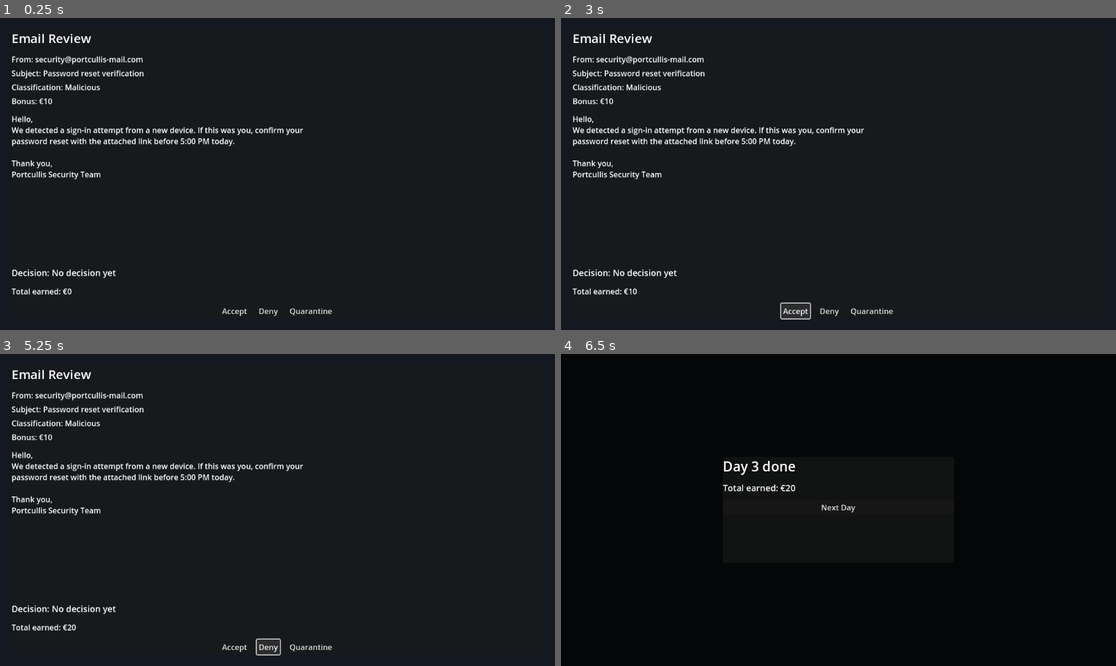
Above: before the commit, frames 1-4 (two rows, left to right).
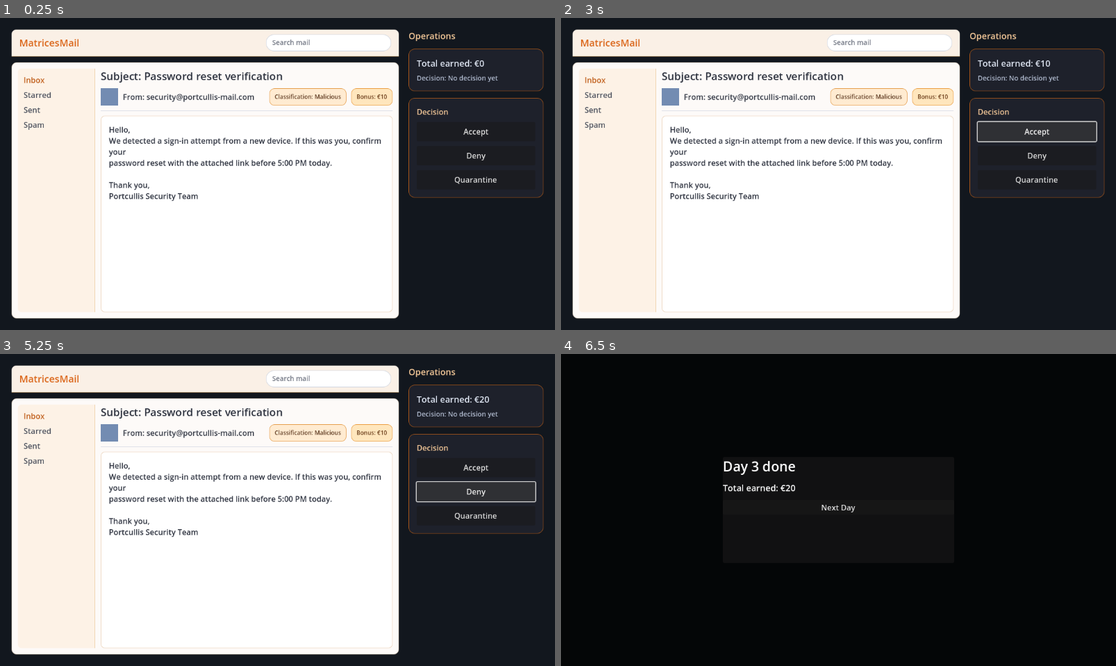
Above: after the commit, the same moments.

Repository: TheMorpheus407/the-dmz
Game: Godot game, scene res://Main.tscn
Two runs of this game, one before a commit and one after it. Both use one fixed random seed, a clock stepped at 60 frames per second and the inputs below.
Inputs:
- Up to frame 1 (0.25 s): no input
- Up to frame 2 (3 s): click "Deny" at 0.5 s; click "Quarantine" at 1.25 s; click "Next Day" at 2 s; click "Accept" at 2.75 s
- Up to frame 3 (5.25 s): click "Accept" at 3.5 s; click "Next Day" at 4.25 s; click "Deny" at 5 s
- Up to frame 4 (6.5 s): click "Quarantine" at 5.75 s

The runs differ from the first frame. In frame 1, 65% of the frame differs, in the area x 2-98%, y 3-97%; in frame 2, 65%; in frame 3, 65%; in frame 4, less than 0.1%.

Commit message:
Update main scene and add story outline

Diff:
--- a/Main.tscn
+++ b/Main.tscn
@@ -1,6 +1,92 @@
-[gd_scene load_steps=2 format=3]
+[gd_scene load_steps=10 format=3]
 
 [ext_resource type="Script" path="res://main.gd" id="1"]
+
+[sub_resource type="StyleBoxFlat" id="1"]
+bg_color = Color(0.12, 0.13, 0.17, 1)
+border_color = Color(0.64, 0.33, 0.1, 1)
+border_width_left = 1
+border_width_top = 1
+border_width_right = 1
+border_width_bottom = 1
+corner_radius_top_left = 12
+corner_radius_top_right = 12
+corner_radius_bottom_left = 12
+corner_radius_bottom_right = 12
+
+[sub_resource type="StyleBoxFlat" id="2"]
+bg_color = Color(0.98, 0.94, 0.9, 1)
+border_color = Color(0.92, 0.72, 0.45, 1)
+border_width_bottom = 1
+corner_radius_top_left = 10
+corner_radius_top_right = 10
+
+[sub_resource type="StyleBoxFlat" id="3"]
+bg_color = Color(0.99, 0.98, 0.97, 1)
+border_color = Color(0.88, 0.82, 0.75, 1)
+border_width_left = 1
+border_width_top = 1
+border_width_right = 1
+border_width_bottom = 1
+corner_radius_top_left = 10
+corner_radius_top_right = 10
+corner_radius_bottom_left = 10
+corner_radius_bottom_right = 10
+
+[sub_resource type="StyleBoxFlat" id="4"]
+bg_color = Color(1, 1, 1, 1)
+border_color = Color(0.82, 0.84, 0.88, 1)
+border_width_left = 1
+border_width_top = 1
+border_width_right = 1
+border_width_bottom = 1
+corner_radius_top_left = 16
+corner_radius_top_right = 16
+corner_radius_bottom_left = 16
+corner_radius_bottom_right = 16
+
+[sub_resource type="StyleBoxFlat" id="5"]
+bg_color = Color(1, 1, 1, 1)
+border_color = Color(0.92, 0.82, 0.72, 1)
+border_width_left = 1
+border_width_top = 1
+border_width_right = 1
+border_width_bottom = 1
+corner_radius_top_left = 8
+corner_radius_top_right = 8
+corner_radius_bottom_left = 8
+corner_radius_bottom_right = 8
+
+[sub_resource type="StyleBoxFlat" id="6"]
+bg_color = Color(0.99, 0.95, 0.9, 1)
+border_color = Color(0.93, 0.79, 0.6, 1)
+border_width_right = 1
+corner_radius_top_left = 8
+corner_radius_bottom_left = 8
+
+[sub_resource type="StyleBoxFlat" id="7"]
+bg_color = Color(1, 0.92, 0.82, 1)
+border_color = Color(0.9, 0.62, 0.3, 1)
+border_width_left = 1
+border_width_top = 1
+border_width_right = 1
+border_width_bottom = 1
+corner_radius_top_left = 10
+corner_radius_top_right = 10
+corner_radius_bottom_left = 10
+corner_radius_bottom_right = 10
+
+[sub_resource type="StyleBoxFlat" id="8"]
+bg_color = Color(1, 0.9, 0.74, 1)
+border_color = Color(0.92, 0.62, 0.26, 1)
+border_width_left = 1
+border_width_top = 1
+border_width_right = 1
+border_width_bottom = 1
+corner_radius_top_left = 10
+corner_radius_top_right = 10
+corner_radius_bottom_left = 10
+corner_radius_bottom_right = 10
 
 [node name="Main" type="Control"]
 layout_mode = 3
@@ -14,7 +100,7 @@
 anchors_preset = 15
 anchor_right = 1.0
 anchor_bottom = 1.0
-color = Color(0.08, 0.1, 0.13, 1)
+color = Color(0.07, 0.09, 0.12, 1)
 
 [node name="Margin" type="MarginContainer" parent="."]
 layout_mode = 1
@@ -26,92 +112,321 @@
 theme_override_constants/margin_right = 24
 theme_override_constants/margin_bottom = 24
 
-[node name="Panel" type="PanelContainer" parent="Margin"]
-layout_mode = 2
-size_flags_horizontal = 3
-size_flags_vertical = 3
-custom_minimum_size = Vector2(640, 360)
-
-[node name="VBox" type="VBoxContainer" parent="Margin/Panel"]
-layout_mode = 2
-size_flags_horizontal = 3
-size_flags_vertical = 3
-theme_override_constants/separation = 14
-
-[node name="Title" type="Label" parent="Margin/Panel/VBox"]
-layout_mode = 2
-text = "Email Review"
-theme_override_font_sizes/font_size = 26
-
-[node name="Meta" type="VBoxContainer" parent="Margin/Panel/VBox"]
-layout_mode = 2
-size_flags_horizontal = 3
-theme_override_constants/separation = 6
-
-[node name="FromLabel" type="Label" parent="Margin/Panel/VBox/Meta"]
+[node name="Layout" type="HBoxContainer" parent="Margin"]
+layout_mode = 2
+size_flags_horizontal = 3
+size_flags_vertical = 3
+theme_override_constants/separation = 20
+
+[node name="EmailColumn" type="VBoxContainer" parent="Margin/Layout"]
+layout_mode = 2
+size_flags_horizontal = 3
+size_flags_vertical = 3
+theme_override_constants/separation = 12
+
+[node name="GmailTop" type="PanelContainer" parent="Margin/Layout/EmailColumn"]
+layout_mode = 2
+size_flags_horizontal = 3
+custom_minimum_size = Vector2(0, 56)
+theme_override_styles/panel = SubResource("2")
+
+[node name="GmailTopMargin" type="MarginContainer" parent="Margin/Layout/EmailColumn/GmailTop"]
+layout_mode = 2
+theme_override_constants/margin_left = 16
+theme_override_constants/margin_top = 10
+theme_override_constants/margin_right = 16
+theme_override_constants/margin_bottom = 10
+
+[node name="GmailTopRow" type="HBoxContainer" parent="Margin/Layout/EmailColumn/GmailTop/GmailTopMargin"]
+layout_mode = 2
+size_flags_horizontal = 3
+size_flags_vertical = 3
+theme_override_constants/separation = 12
+
+[node name="GmailLogo" type="Label" parent="Margin/Layout/EmailColumn/GmailTop/GmailTopMargin/GmailTopRow"]
+layout_mode = 2
+text = "MatricesMail"
+theme_override_font_sizes/font_size = 20
+theme_override_colors/font_color = Color(0.86, 0.4, 0.1, 1)
+
+[node name="GmailSpacer" type="Control" parent="Margin/Layout/EmailColumn/GmailTop/GmailTopMargin/GmailTopRow"]
+layout_mode = 2
+size_flags_horizontal = 3
+
+[node name="SearchBar" type="PanelContainer" parent="Margin/Layout/EmailColumn/GmailTop/GmailTopMargin/GmailTopRow"]
+layout_mode = 2
+custom_minimum_size = Vector2(260, 32)
+theme_override_styles/panel = SubResource("4")
+
+[node name="SearchMargin" type="MarginContainer" parent="Margin/Layout/EmailColumn/GmailTop/GmailTopMargin/GmailTopRow/SearchBar"]
+layout_mode = 2
+theme_override_constants/margin_left = 12
+theme_override_constants/margin_top = 6
+theme_override_constants/margin_right = 12
+theme_override_constants/margin_bottom = 6
+
+[node name="SearchLabel" type="Label" parent="Margin/Layout/EmailColumn/GmailTop/GmailTopMargin/GmailTopRow/SearchBar/SearchMargin"]
+layout_mode = 2
+text = "Search mail"
+theme_override_font_sizes/font_size = 14
+theme_override_colors/font_color = Color(0.45, 0.47, 0.52, 1)
+
+[node name="GmailShell" type="PanelContainer" parent="Margin/Layout/EmailColumn"]
+layout_mode = 2
+size_flags_horizontal = 3
+size_flags_vertical = 3
+theme_override_styles/panel = SubResource("3")
+
+[node name="GmailShellMargin" type="MarginContainer" parent="Margin/Layout/EmailColumn/GmailShell"]
+layout_mode = 2
+theme_override_constants/margin_left = 12
+theme_override_constants/margin_top = 12
+theme_override_constants/margin_right = 12
+theme_override_constants/margin_bottom = 12
+
+[node name="GmailShellHBox" type="HBoxContainer" parent="Margin/Layout/EmailColumn/GmailShell/GmailShellMargin"]
+layout_mode = 2
+size_flags_horizontal = 3
+size_flags_vertical = 3
+theme_override_constants/separation = 12
+
+[node name="GmailSidebar" type="PanelContainer" parent="Margin/Layout/EmailColumn/GmailShell/GmailShellMargin/GmailShellHBox"]
+layout_mode = 2
+custom_minimum_size = Vector2(160, 0)
+size_flags_vertical = 3
+theme_override_styles/panel = SubResource("6")
+
+[node name="SidebarMargin" type="MarginContainer" parent="Margin/Layout/EmailColumn/GmailShell/GmailShellMargin/GmailShellHBox/GmailSidebar"]
+layout_mode = 2
+theme_override_constants/margin_left = 12
+theme_override_constants/margin_top = 12
+theme_override_constants/margin_right = 12
+theme_override_constants/margin_bottom = 12
+
+[node name="SidebarVBox" type="VBoxContainer" parent="Margin/Layout/EmailColumn/GmailShell/GmailShellMargin/GmailShellHBox/GmailSidebar/SidebarMargin"]
+layout_mode = 2
+theme_override_constants/separation = 8
+
+[node name="InboxLabel" type="Label" parent="Margin/Layout/EmailColumn/GmailShell/GmailShellMargin/GmailShellHBox/GmailSidebar/SidebarMargin/SidebarVBox"]
+layout_mode = 2
+text = "Inbox"
+theme_override_font_sizes/font_size = 16
+theme_override_colors/font_color = Color(0.76, 0.38, 0.12, 1)
+
+[node name="StarredLabel" type="Label" parent="Margin/Layout/EmailColumn/GmailShell/GmailShellMargin/GmailShellHBox/GmailSidebar/SidebarMargin/SidebarVBox"]
+layout_mode = 2
+text = "Starred"
+theme_override_colors/font_color = Color(0.3, 0.32, 0.37, 1)
+
+[node name="SentLabel" type="Label" parent="Margin/Layout/EmailColumn/GmailShell/GmailShellMargin/GmailShellHBox/GmailSidebar/SidebarMargin/SidebarVBox"]
+layout_mode = 2
+text = "Sent"
+theme_override_colors/font_color = Color(0.3, 0.32, 0.37, 1)
+
+[node name="SpamLabel" type="Label" parent="Margin/Layout/EmailColumn/GmailShell/GmailShellMargin/GmailShellHBox/GmailSidebar/SidebarMargin/SidebarVBox"]
+layout_mode = 2
+text = "Spam"
+theme_override_colors/font_color = Color(0.3, 0.32, 0.37, 1)
+
+[node name="GmailContent" type="VBoxContainer" parent="Margin/Layout/EmailColumn/GmailShell/GmailShellMargin/GmailShellHBox"]
+layout_mode = 2
+size_flags_horizontal = 3
+size_flags_vertical = 3
+theme_override_constants/separation = 10
+
+[node name="SubjectRow" type="HBoxContainer" parent="Margin/Layout/EmailColumn/GmailShell/GmailShellMargin/GmailShellHBox/GmailContent"]
+layout_mode = 2
+size_flags_horizontal = 3
+theme_override_constants/separation = 8
+
+[node name="SubjectLabel" type="Label" parent="Margin/Layout/EmailColumn/GmailShell/GmailShellMargin/GmailShellHBox/GmailContent/SubjectRow"]
+unique_name_in_owner = true
+layout_mode = 2
+text = "Subject: Loading subject"
+theme_override_font_sizes/font_size = 22
+theme_override_colors/font_color = Color(0.17, 0.19, 0.24, 1)
+
+[node name="SubjectSpacer" type="Control" parent="Margin/Layout/EmailColumn/GmailShell/GmailShellMargin/GmailShellHBox/GmailContent/SubjectRow"]
+layout_mode = 2
+size_flags_horizontal = 3
+
+[node name="MetaRow" type="HBoxContainer" parent="Margin/Layout/EmailColumn/GmailShell/GmailShellMargin/GmailShellHBox/GmailContent"]
+layout_mode = 2
+size_flags_horizontal = 3
+theme_override_constants/separation = 10
+
+[node name="Avatar" type="ColorRect" parent="Margin/Layout/EmailColumn/GmailShell/GmailShellMargin/GmailShellHBox/GmailContent/MetaRow"]
+layout_mode = 2
+custom_minimum_size = Vector2(36, 36)
+color = Color(0.45, 0.55, 0.7, 1)
+
+[node name="FromLabel" type="Label" parent="Margin/Layout/EmailColumn/GmailShell/GmailShellMargin/GmailShellHBox/GmailContent/MetaRow"]
 unique_name_in_owner = true
 layout_mode = 2
 text = "From: loading@message.local"
-
-[node name="SubjectLabel" type="Label" parent="Margin/Panel/VBox/Meta"]
-unique_name_in_owner = true
-layout_mode = 2
-text = "Subject: Loading subject"
-
-[node name="ClassificationLabel" type="Label" parent="Margin/Panel/VBox/Meta"]
+theme_override_font_sizes/font_size = 16
+theme_override_colors/font_color = Color(0.2, 0.22, 0.27, 1)
+
+[node name="MetaSpacer" type="Control" parent="Margin/Layout/EmailColumn/GmailShell/GmailShellMargin/GmailShellHBox/GmailContent/MetaRow"]
+layout_mode = 2
+size_flags_horizontal = 3
+
+[node name="ClassificationBadge" type="PanelContainer" parent="Margin/Layout/EmailColumn/GmailShell/GmailShellMargin/GmailShellHBox/GmailContent/MetaRow"]
+layout_mode = 2
+theme_override_styles/panel = SubResource("7")
+
+[node name="ClassificationMargin" type="MarginContainer" parent="Margin/Layout/EmailColumn/GmailShell/GmailShellMargin/GmailShellHBox/GmailContent/MetaRow/ClassificationBadge"]
+layout_mode = 2
+theme_override_constants/margin_left = 10
+theme_override_constants/margin_top = 4
+theme_override_constants/margin_right = 10
+theme_override_constants/margin_bottom = 4
+
+[node name="ClassificationLabel" type="Label" parent="Margin/Layout/EmailColumn/GmailShell/GmailShellMargin/GmailShellHBox/GmailContent/MetaRow/ClassificationBadge/ClassificationMargin"]
 unique_name_in_owner = true
 layout_mode = 2
 text = "Classification: Unknown"
-theme_override_font_sizes/font_size = 16
-
-[node name="BonusLabel" type="Label" parent="Margin/Panel/VBox/Meta"]
+theme_override_font_sizes/font_size = 12
+theme_override_colors/font_color = Color(0.36, 0.22, 0.12, 1)
+
+[node name="BonusBadge" type="PanelContainer" parent="Margin/Layout/EmailColumn/GmailShell/GmailShellMargin/GmailShellHBox/GmailContent/MetaRow"]
+layout_mode = 2
+theme_override_styles/panel = SubResource("8")
+
+[node name="BonusMargin" type="MarginContainer" parent="Margin/Layout/EmailColumn/GmailShell/GmailShellMargin/GmailShellHBox/GmailContent/MetaRow/BonusBadge"]
+layout_mode = 2
+theme_override_constants/margin_left = 10
+theme_override_constants/margin_top = 4
+theme_override_constants/margin_right = 10
+theme_override_constants/margin_bottom = 4
+
+[node name="BonusLabel" type="Label" parent="Margin/Layout/EmailColumn/GmailShell/GmailShellMargin/GmailShellHBox/GmailContent/MetaRow/BonusBadge/BonusMargin"]
 unique_name_in_owner = true
 layout_mode = 2
 text = "Bonus: €0"
-theme_override_font_sizes/font_size = 16
-
-[node name="EmailBody" type="RichTextLabel" parent="Margin/Panel/VBox"]
+theme_override_font_sizes/font_size = 12
+theme_override_colors/font_color = Color(0.4, 0.22, 0.08, 1)
+
+[node name="Separator" type="ColorRect" parent="Margin/Layout/EmailColumn/GmailShell/GmailShellMargin/GmailShellHBox/GmailContent"]
+layout_mode = 2
+custom_minimum_size = Vector2(0, 1)
+color = Color(0.86, 0.87, 0.9, 1)
+
+[node name="EmailBodyPanel" type="PanelContainer" parent="Margin/Layout/EmailColumn/GmailShell/GmailShellMargin/GmailShellHBox/GmailContent"]
+layout_mode = 2
+size_flags_horizontal = 3
+size_flags_vertical = 3
+theme_override_styles/panel = SubResource("5")
+
+[node name="EmailBodyMargin" type="MarginContainer" parent="Margin/Layout/EmailColumn/GmailShell/GmailShellMargin/GmailShellHBox/GmailContent/EmailBodyPanel"]
+layout_mode = 2
+size_flags_horizontal = 3
+size_flags_vertical = 3
+theme_override_constants/margin_left = 16
+theme_override_constants/margin_top = 16
+theme_override_constants/margin_right = 16
+theme_override_constants/margin_bottom = 16
+
+[node name="EmailBody" type="RichTextLabel" parent="Margin/Layout/EmailColumn/GmailShell/GmailShellMargin/GmailShellHBox/GmailContent/EmailBodyPanel/EmailBodyMargin"]
 unique_name_in_owner = true
 layout_mode = 2
 size_flags_horizontal = 3
 size_flags_vertical = 3
 custom_minimum_size = Vector2(0, 220)
-fit_content = true
-scroll_active = false
+fit_content = false
+scroll_active = true
 autowrap_mode = 2
 text = "Loading message..."
-
-[node name="DecisionLabel" type="Label" parent="Margin/Panel/VBox"]
+theme_override_colors/default_color = Color(0.18, 0.2, 0.25, 1)
+
+[node name="HudColumn" type="VBoxContainer" parent="Margin/Layout"]
+layout_mode = 2
+custom_minimum_size = Vector2(280, 0)
+size_flags_vertical = 3
+theme_override_constants/separation = 14
+
+[node name="HudTitle" type="Label" parent="Margin/Layout/HudColumn"]
+layout_mode = 2
+text = "Operations"
+theme_override_font_sizes/font_size = 18
+theme_override_colors/font_color = Color(0.96, 0.79, 0.6, 1)
+
+[node name="StatsPanel" type="PanelContainer" parent="Margin/Layout/HudColumn"]
+layout_mode = 2
+size_flags_horizontal = 3
+theme_override_styles/panel = SubResource("1")
+
+[node name="StatsMargin" type="MarginContainer" parent="Margin/Layout/HudColumn/StatsPanel"]
+layout_mode = 2
+theme_override_constants/margin_left = 16
+theme_override_constants/margin_top = 16
+theme_override_constants/margin_right = 16
+theme_override_constants/margin_bottom = 16
+
+[node name="StatsVBox" type="VBoxContainer" parent="Margin/Layout/HudColumn/StatsPanel/StatsMargin"]
+layout_mode = 2
+theme_override_constants/separation = 8
+
+[node name="TotalEarnedLabel" type="Label" parent="Margin/Layout/HudColumn/StatsPanel/StatsMargin/StatsVBox"]
+unique_name_in_owner = true
+layout_mode = 2
+text = "Total earned: €0"
+theme_override_font_sizes/font_size = 18
+theme_override_colors/font_color = Color(0.9, 0.93, 0.98, 1)
+
+[node name="DecisionLabel" type="Label" parent="Margin/Layout/HudColumn/StatsPanel/StatsMargin/StatsVBox"]
 unique_name_in_owner = true
 layout_mode = 2
 text = "Decision: No decision yet"
-theme_override_font_sizes/font_size = 18
-
-[node name="TotalEarnedLabel" type="Label" parent="Margin/Panel/VBox"]
-unique_name_in_owner = true
-layout_mode = 2
-text = "Total earned: €0"
+theme_override_font_sizes/font_size = 14
+theme_override_colors/font_color = Color(0.7, 0.74, 0.82, 1)
+
+[node name="ButtonsPanel" type="PanelContainer" parent="Margin/Layout/HudColumn"]
+layout_mode = 2
+size_flags_horizontal = 3
+theme_override_styles/panel = SubResource("1")
+
+[node name="ButtonsMargin" type="MarginContainer" parent="Margin/Layout/HudColumn/ButtonsPanel"]
+layout_mode = 2
+theme_override_constants/margin_left = 16
+theme_override_constants/margin_top = 16
+theme_override_constants/margin_right = 16
+theme_override_constants/margin_bottom = 16
+
+[node name="ButtonsVBox" type="VBoxContainer" parent="Margin/Layout/HudColumn/ButtonsPanel/ButtonsMargin"]
+layout_mode = 2
+theme_override_constants/separation = 10
+
+[node name="DecisionTitle" type="Label" parent="Margin/Layout/HudColumn/ButtonsPanel/ButtonsMargin/ButtonsVBox"]
+layout_mode = 2
+text = "Decision"
 theme_override_font_sizes/font_size = 16
-
-[node name="Buttons" type="HBoxContainer" parent="Margin/Panel/VBox"]
-layout_mode = 2
-size_flags_horizontal = 3
-theme_override_constants/separation = 16
-alignment = 1
-
-[node name="AcceptButton" type="Button" parent="Margin/Panel/VBox/Buttons"]
-unique_name_in_owner = true
-layout_mode = 2
+theme_override_colors/font_color = Color(0.96, 0.79, 0.6, 1)
+
+[node name="Buttons" type="VBoxContainer" parent="Margin/Layout/HudColumn/ButtonsPanel/ButtonsMargin/ButtonsVBox"]
+layout_mode = 2
+size_flags_horizontal = 3
+theme_override_constants/separation = 10
+
+[node name="AcceptButton" type="Button" parent="Margin/Layout/HudColumn/ButtonsPanel/ButtonsMargin/ButtonsVBox/Buttons"]
+unique_name_in_owner = true
+layout_mode = 2
+size_flags_horizontal = 3
+custom_minimum_size = Vector2(0, 40)
 text = "Accept"
 
-[node name="DenyButton" type="Button" parent="Margin/Panel/VBox/Buttons"]
-unique_name_in_owner = true
-layout_mode = 2
+[node name="DenyButton" type="Button" parent="Margin/Layout/HudColumn/ButtonsPanel/ButtonsMargin/ButtonsVBox/Buttons"]
+unique_name_in_owner = true
+layout_mode = 2
+size_flags_horizontal = 3
+custom_minimum_size = Vector2(0, 40)
 text = "Deny"
 
-[node name="QuarantineButton" type="Button" parent="Margin/Panel/VBox/Buttons"]
-unique_name_in_owner = true
-layout_mode = 2
+[node name="QuarantineButton" type="Button" parent="Margin/Layout/HudColumn/ButtonsPanel/ButtonsMargin/ButtonsVBox/Buttons"]
+unique_name_in_owner = true
+layout_mode = 2
+size_flags_horizontal = 3
+custom_minimum_size = Vector2(0, 40)
 text = "Quarantine"
 
 [node name="SuccessScreen" type="Control" parent="."]
Not shown, added: email_generator.gd.uid
Not shown, added: story.md
